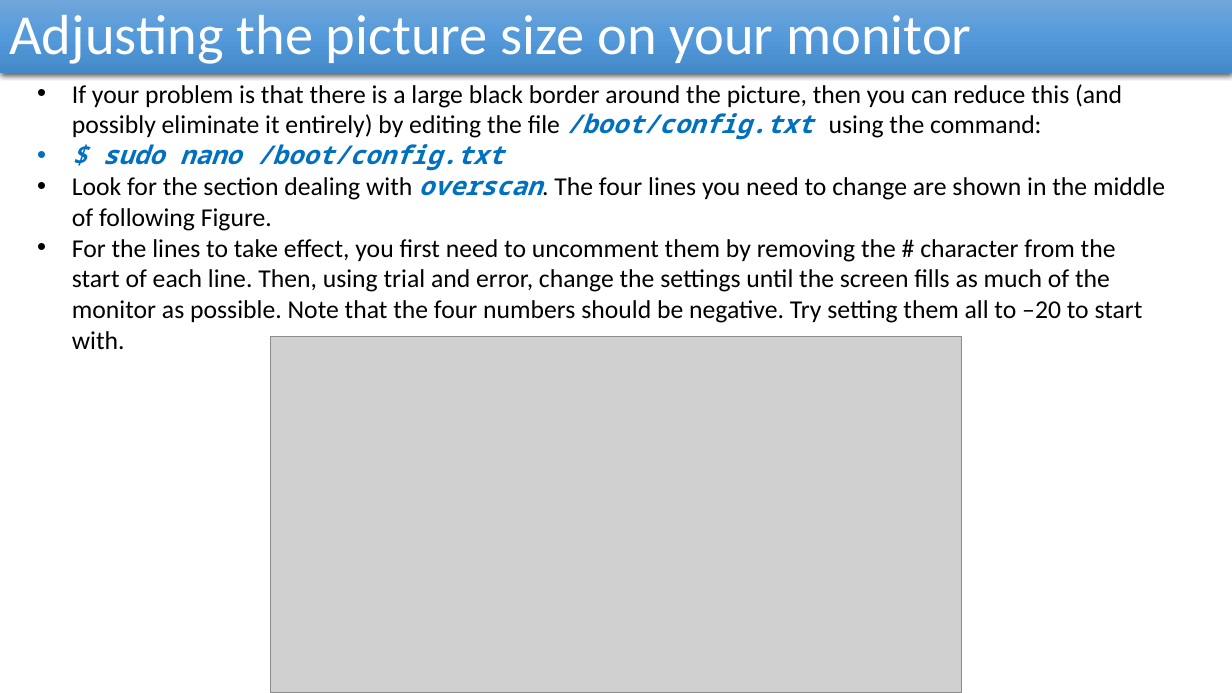
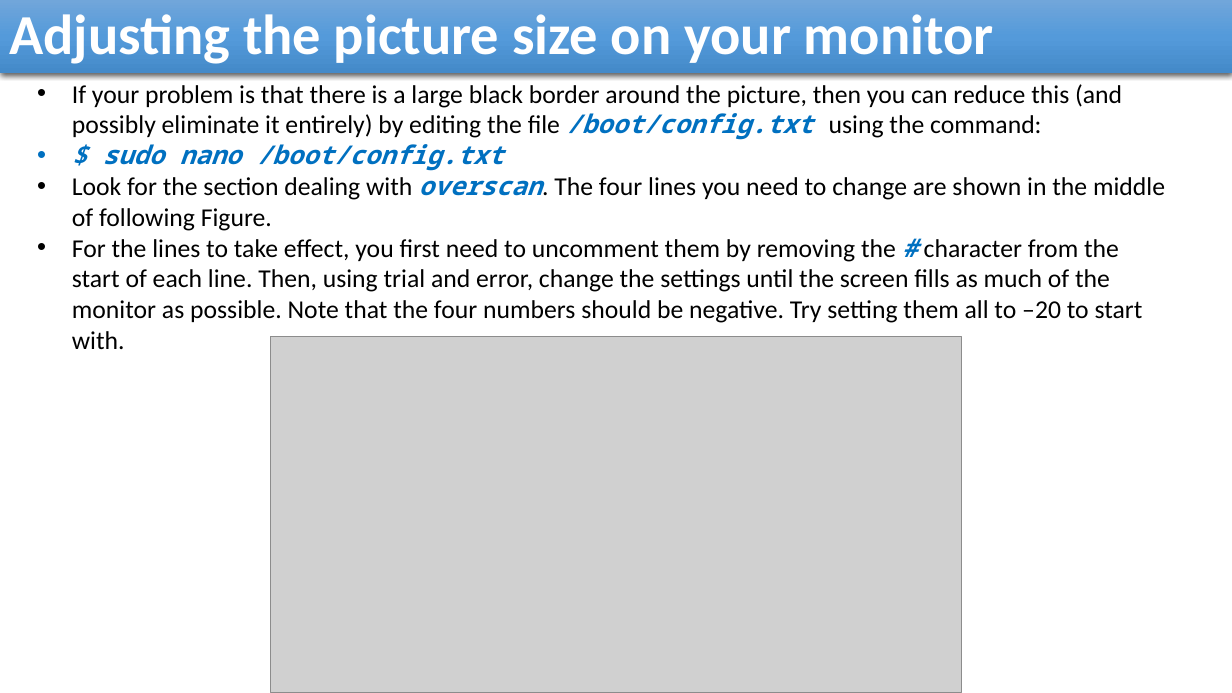
Before and after one commit to reza-arjmandi/rpi-course, a slide deck: slide 16 of session1/presentation/Setup And Management.pptx. Drawn at 1232x693 pixels with LibreOffice and Linux fonts; fonts in the diff are those of the drawing; grey boxes stand for pictures. Boxes give left, top, right and bottom in pixels: in the first picture for what was removed or moved away, otherwise in the second. Text is boxed around its words. In the diff, an @@ line names an element or a change of style, - is before the commit and + after.

```diff
--- a/session1/presentation/Setup And Management.pptx
+++ b/session1/presentation/Setup And Management.pptx
@@ rectangle "Adjusting the picture size on ..." at [0, 0, 1232, 73]: bold on @@
@@ text at [72, 239, 1143, 349]: font Calibri to Noto Sans Mono, text colour #000000 to #0070C0, bold on, italic on in "#" @@
```
Also in this commit, not shown: 22 other slides changed, 16 other files.
